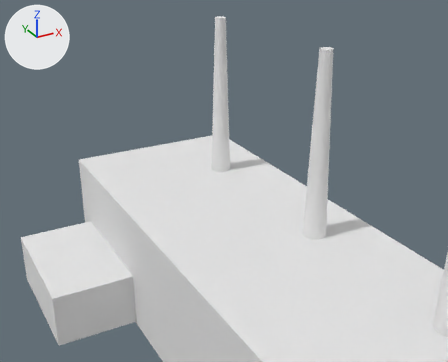
A saved change to the Blender file LD29/Resources/Models/Factory/Factory.blend.
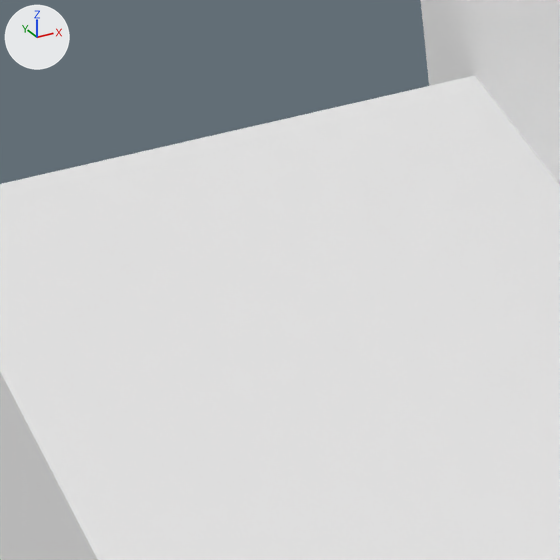
Each version is shown whole from a camera (50 mm lens) standing at (-43.1, -82.2, 62.4) and looking at (3.5, 2.5, 20.0), then close up on the part from 7% to 23% of the width and 59% to 78% of the height. The lights are fixed; the arrows at upper left show +X, +Y and +Z.
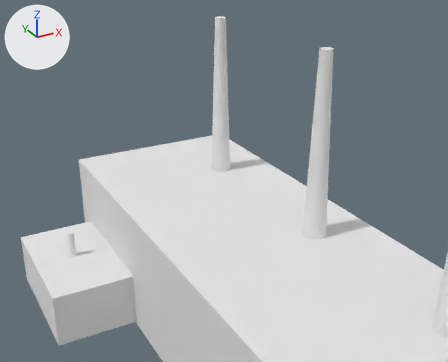
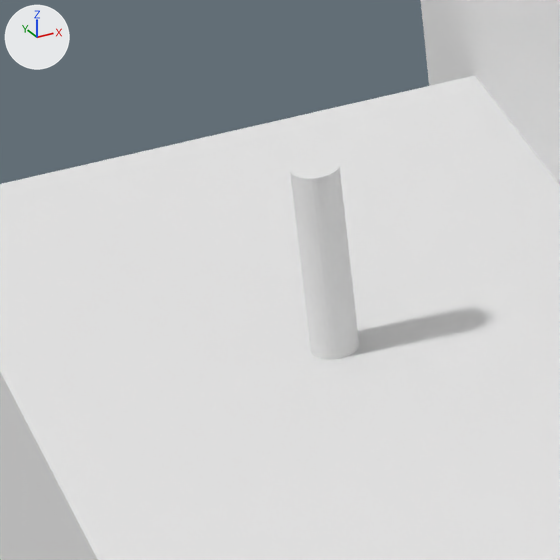
The edits, one by one:
Material 'Material' (mat_material) is new.
Its base color is (0.8, 0.8, 0.8) (white #e7e7e7).
Mesh me_cylinder is new.
It has 128 vertices, 124 faces and spans x -21.95..-20.95, y 9.66..10.66, z 2.91..12.91.
It uses material mat_material (white #e7e7e7).
Object 'Cylinder' (ob_cylinder) is new; it shows me_cylinder.
Its location is (0.0, 0.0, 0.0).

What differs and where, as boxes (x1, y1, x2, y2) in the close-ups (560 x 560 px):
'Cylinder', added: after (290, 156, 359, 360)
